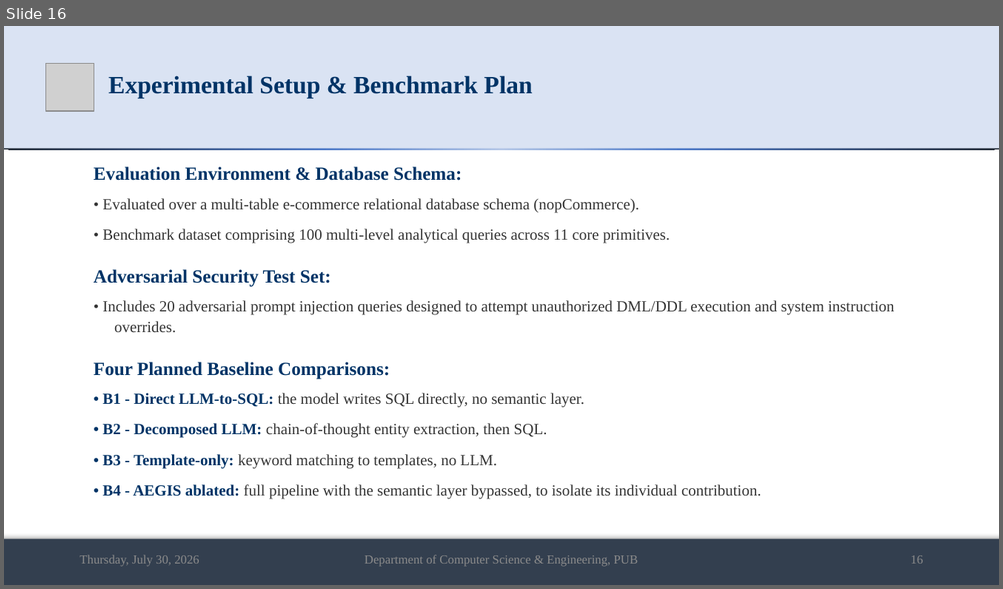
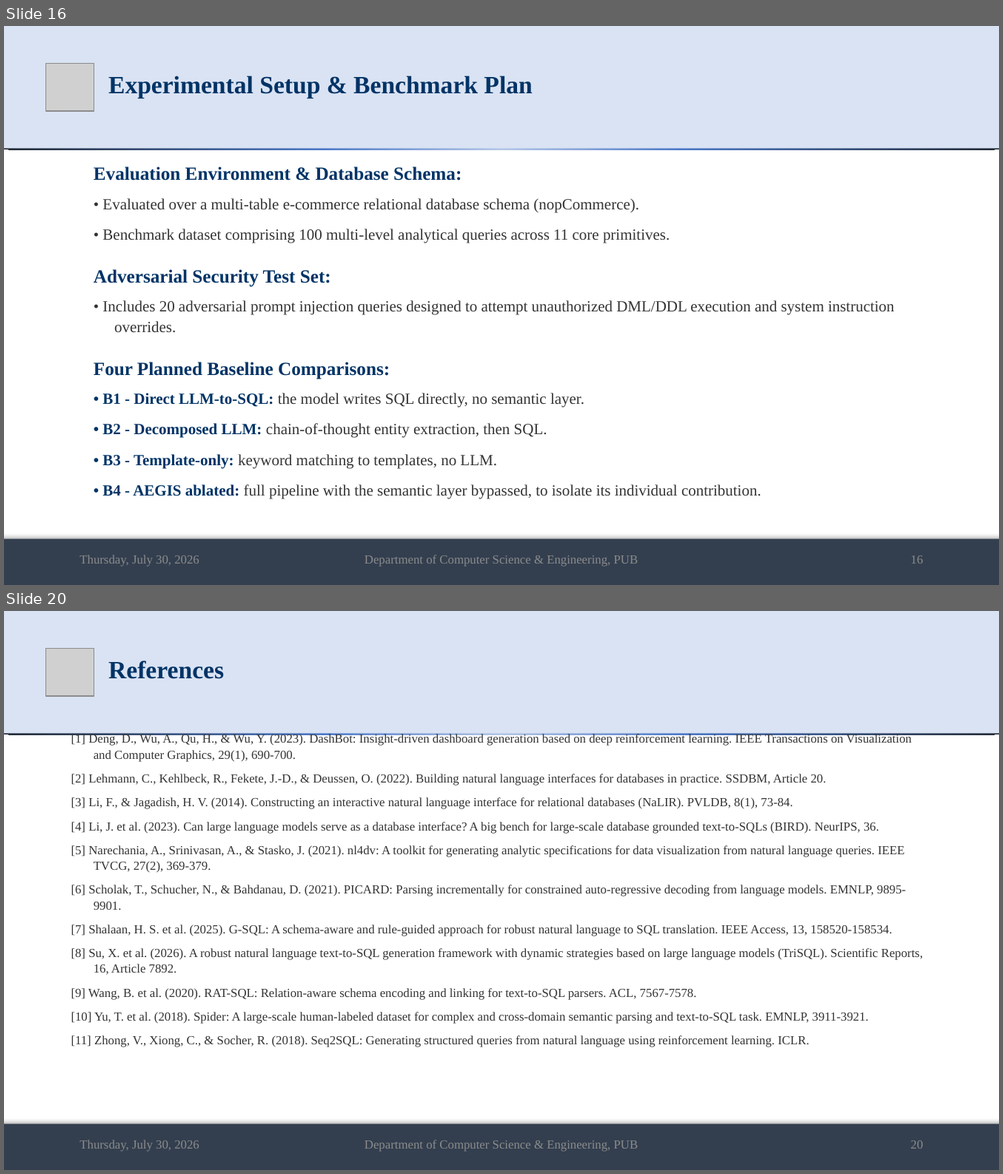
Before and after one commit to md-riaz/AEGIS-Research, a slide deck: docs/scripts/Md_Riaz_Mid_Defense_Final_0322310105101024.pptx. Shown one above the other, each under a label of ours: slide 16 before the commit, slides 16 and 20 after it; the slides between them are not shown. The pictures are 1003x589 and 1003x1174 pixels, drawn with LibreOffice and Linux fonts; fonts in the diff are those of the drawing; grey boxes stand for pictures. Boxes give left, top, right and bottom in pixels: in the first picture for what was removed or moved away, otherwise in the second. Text is boxed around its words. In the diff, an @@ line names an element or a change of style, - is before the commit and + after.

```diff
--- a/docs/scripts/Md_Riaz_Mid_Defense_Final_0322310105101024.pptx
+++ b/docs/scripts/Md_Riaz_Mid_Defense_Final_0322310105101024.pptx
@@ slide 20 added at [4,611,999,1170], background #FFFFFF @@
@@ rectangle added at [4,611,999,733], fill #DAE3F3 @@
@@ picture added at [45,648,94,696] @@
@@ title added at [108,661,224,679], 24 pt, text #003366, bold @@
+References
@@ rectangle added at [4,733,999,735], fill gradient #B4C7E7 to #4D79C7 to #222A35 @@
@@ text added at [71,733,922,1048], 12 pt, text #333333 @@
+[1] Deng, D., Wu, A., Qu, H., & Wu, Y. (2023). DashBot: Insight-driven dashboard generation based on deep reinforcement learning. IEEE Transactions on Visualization and Computer Graphics, 29(1), 690-700.
+[2] Lehmann, C., Kehlbeck, R., Fekete, J.-D., & Deussen, O. (2022). Building natural language interfaces for databases in practice. SSDBM, Article 20.
+[3] Li, F., & Jagadish, H. V. (2014). Constructing an interactive natural language interface for relational databases (NaLIR). PVLDB, 8(1), 73-84.
+[4] Li, J. et al. (2023). Can large language models serve as a database interface? A big bench for large-scale database grounded text-to-SQLs (BIRD). NeurIPS, 36.
+[5] Narechania, A., Srinivasan, A., & Stasko, J. (2021). nl4dv: A toolkit for generating analytic specifications for data visualization from natural language queries. IEEE TVCG, 27(2), 369-379.
+[6] Scholak, T., Schucher, N., & Bahdanau, D. (2021). PICARD: Parsing incrementally for constrained auto-regressive decoding from language models. EMNLP, 9895-9901.
+[7] Shalaan, H. S. et al. (2025). G-SQL: A schema-aware and rule-guided approach for robust natural language to SQL translation. IEEE Access, 13, 158520-158534.
+[8] Su, X. et al. (2026). A robust natural language text-to-SQL generation framework with dynamic strategies based on large language models (TriSQL). Scientific Reports, 16, Article 7892.
+[9] Wang, B. et al. (2020). RAT-SQL: Relation-aware schema encoding and linking for text-to-SQL parsers. ACL, 7567-7578.
+[10] Yu, T. et al. (2018). Spider: A large-scale human-labeled dataset for complex and cross-domain semantic parsing and text-to-SQL task. EMNLP, 3911-3921.
+[11] Zhong, V., Xiong, C., & Socher, R. (2018). Seq2SQL: Generating structured queries from natural language using reinforcement learning. ICLR.
@@ rectangle added at [4,1125,999,1170], fill #333F50 @@
@@ text added at [79,1140,199,1152], 12 pt, text #8C8C8C @@
+Thursday, July 30, 2026
@@ text added at [364,1140,638,1152], 12 pt, text #8C8C8C @@
+Department of Computer Science & Engineering, PUB
@@ text added at [910,1141,923,1149], 12 pt, text #8C8C8C @@
+20
```
Also in this commit, not shown: 9 slides changed, 11 other files.
